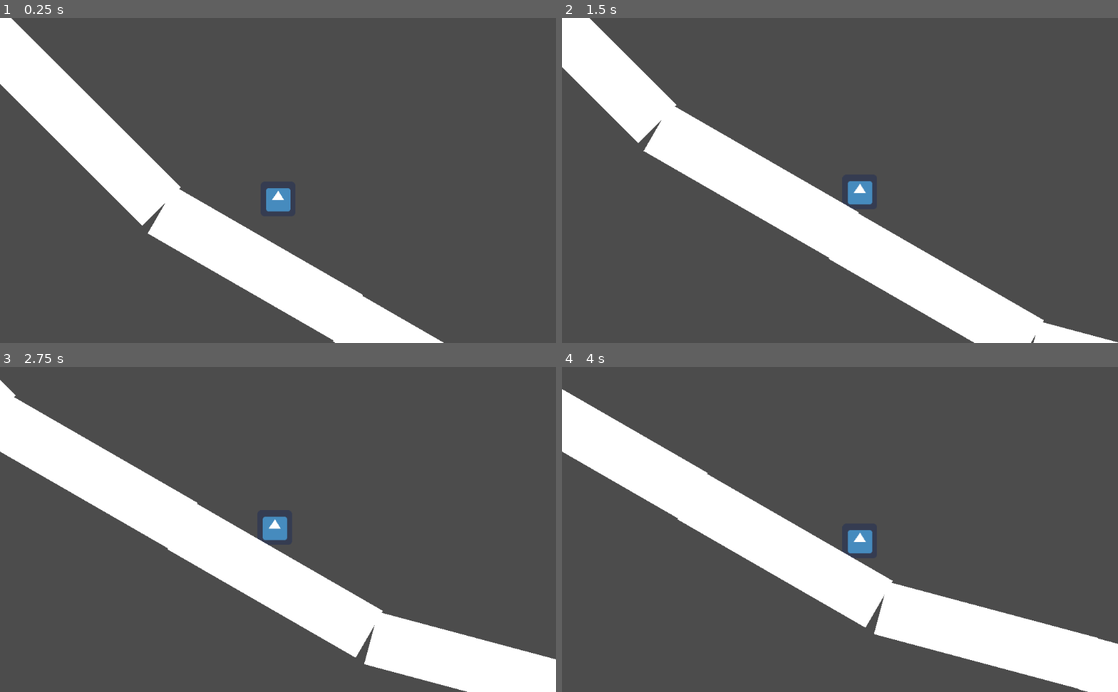
Above: before the commit, frames 1-4 (two rows, left to right).
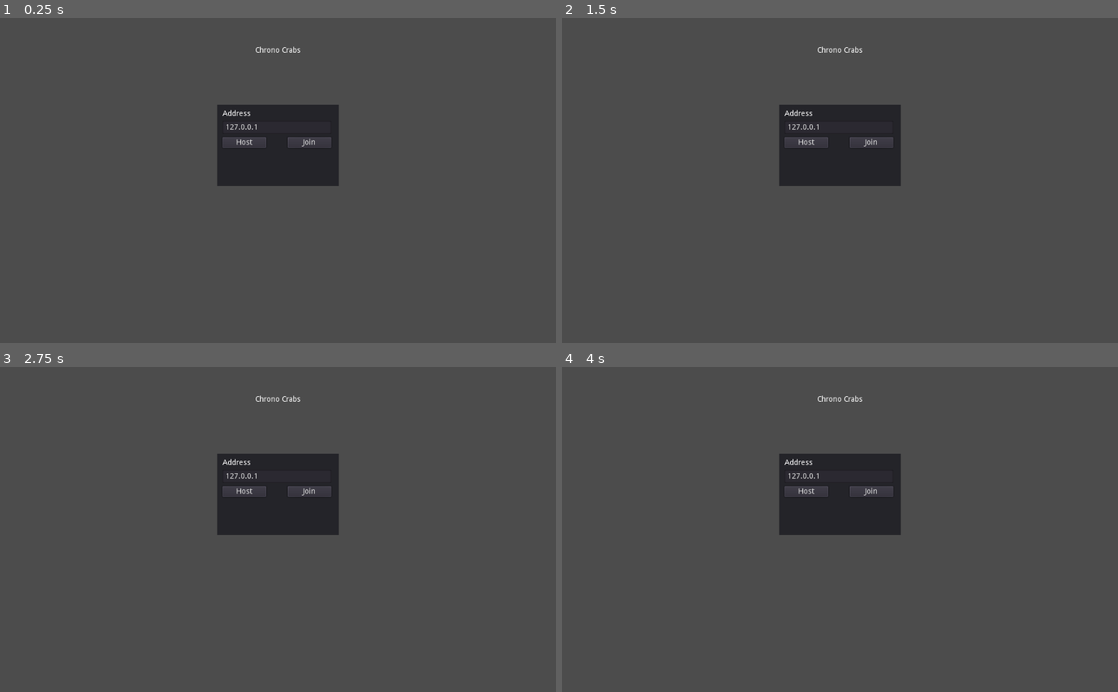
Above: after the commit, the same moments.

Repository: textrivers/chrono-crabs
Game: Godot game, scene res://Scenes/Lobby.tscn
Two runs of this game, one before a commit and one after it. Both use one fixed random seed, a clock stepped at 60 frames per second and the inputs below. Before the commit the project starts from res://Scenes/World.tscn. The engine's default icon, where the game draws it, is replaced by a stand-in: a white triangle on a blue panel in a dark square.
Inputs:
- Up to frame 1 (0.25 s): no input
- Up to frame 2 (1.5 s): hold Right (ui_right) from 0.53 s (still down)
- Up to frame 3 (2.75 s): release Right (ui_right) at 2.03 s; hold Left (ui_left) from 2.03 s (still down)
- Up to frame 4 (4 s): release Left (ui_left) at 2.78 s; hold Right (ui_right) from 2.78 s (still down)

The runs differ from the first frame. In frame 1, 20% of the frame differs, in the area x 0-80%, y 0-100%; in frame 2, 22%; in frame 3, 23%; in frame 4, 24%, in the area x 0-100%, y 6-100%.

Commit message:
Adding multiplayer lobby

Diff:
--- a/project.godot
+++ b/project.godot
@@ -16,7 +16,7 @@
 [application]
 
 config/name="Chrono Crabs"
-run/main_scene="res://Scenes/World.tscn"
+run/main_scene="res://Scenes/Lobby.tscn"
 config/icon="res://icon.png"
 
 [input]
